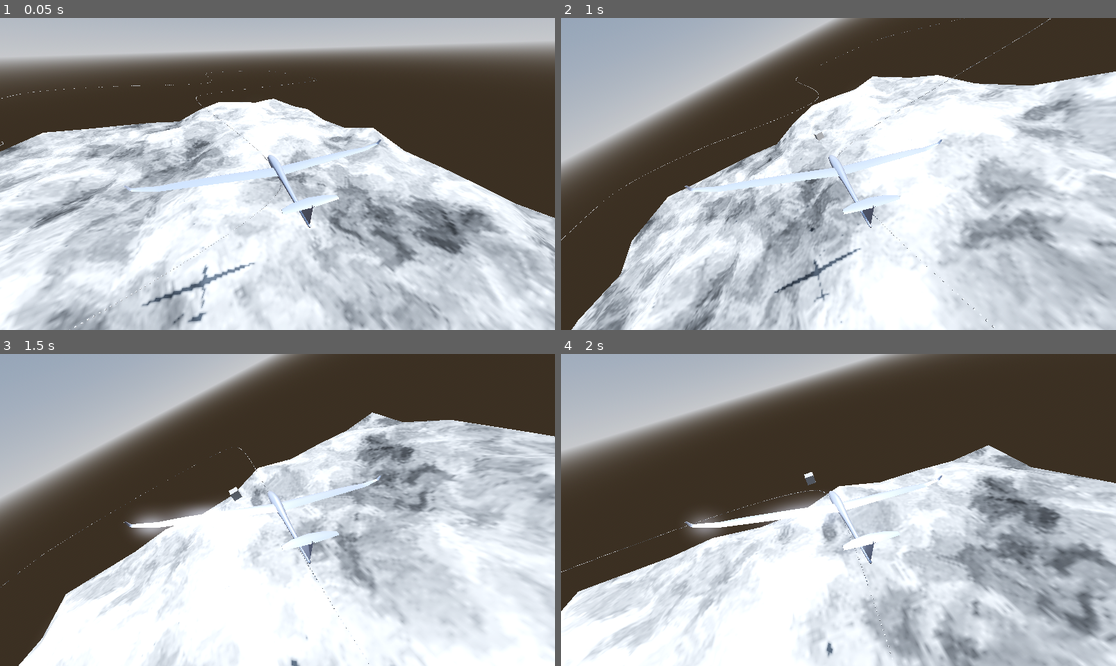
Above: before the commit, frames 1-4 (two rows, left to right).
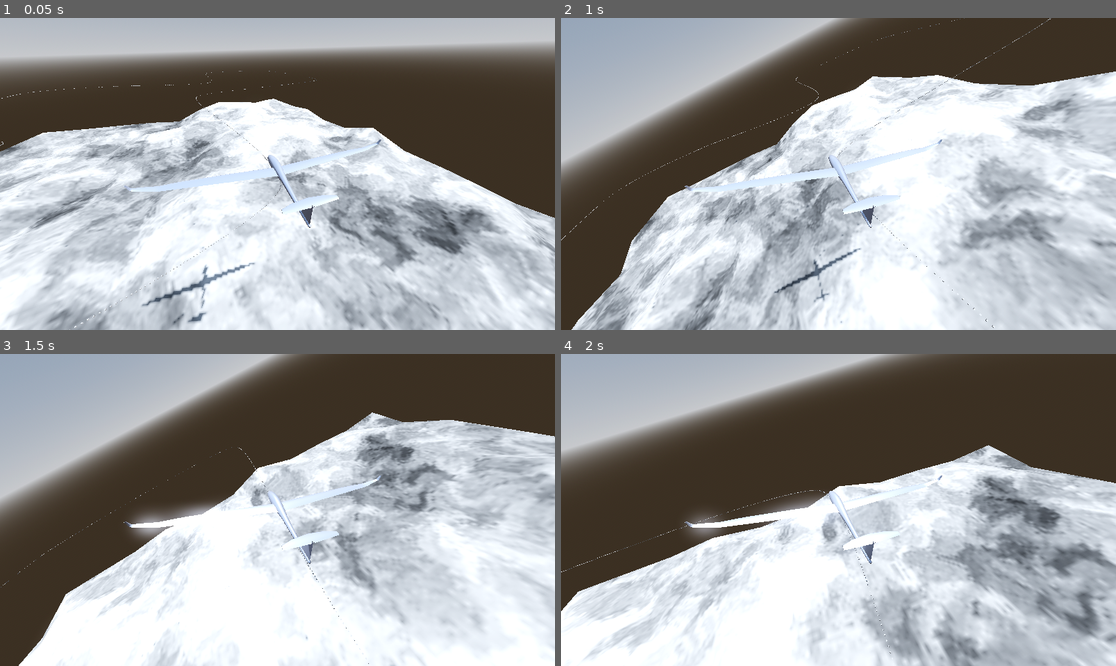
Above: after the commit, the same moments.

Repository: perfectwing1236/COMP-360-Group-2
Game: Godot game, scene res://root.tscn
Same seed, same stepped clock (60 frames per second), same inputs: the game is played once before the commit and once after it.
Inputs:
- Up to frame 1 (0.05 s): no input
- Up to frame 2 (1 s): no input
- Up to frame 3 (1.5 s): no input
- Up to frame 4 (2 s): no input

Frame 1 is identical in both runs. In frame 2, less than 0.1% of the frame differs, in the area x 44-48%, y 35-69%; in frame 3, less than 0.1%; in frame 4, 0.1%, in the area x 43-50%, y 37-98%.

Commit message:
Removed floating marker ahead of glider.

Diff:
--- a/animation.gd
+++ b/animation.gd
@@ -56,7 +56,6 @@
 	path.add_child(pfollow)
 	pfollow.transform = Transform3D.IDENTITY
 	add_child(path)
-	marker.transform = Transform3D.IDENTITY
 
 	pass
 
@@ -102,9 +101,6 @@
 	var rolling_axis = forward  # The glider will roll around its forward direction.
 	glider.rotate_object_local(rolling_axis, roll_angle)  # Apply the rotation (roll) to the glider.
 
-	# Move the marker to follow the glider along the path, keeping it slightly ahead.
-	marker.position = lerp(marker.position, pfollow.position + 20 * forward, 0.05)
-
 	# Adjust the glider's orientation (basis) for its rolling motion.
 	glider.basis = Basis(Vector3.UP, PI) * Transform3D.IDENTITY.basis  # Reset and rotate around the UP axis.
 	glider.basis = Basis(Vector3(0, 0, 1), sin(t * 2 * PI / 5) * -PI / 8.0) * glider.basis  # Add a rotation around Z-axis.
